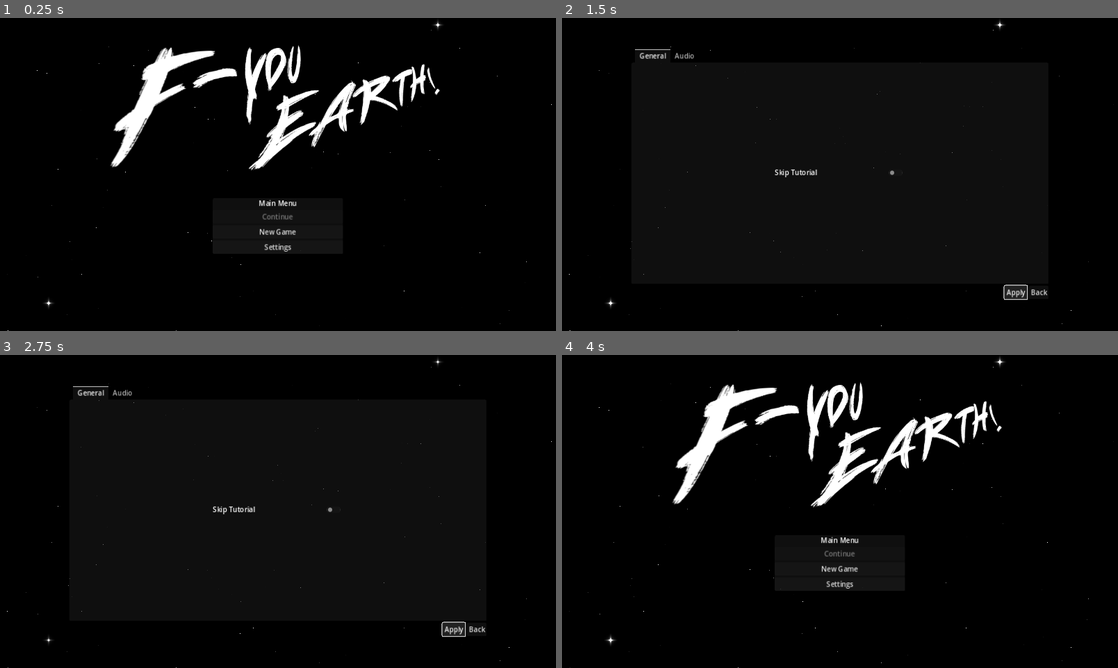
Above: before the commit, frames 1-4 (two rows, left to right).
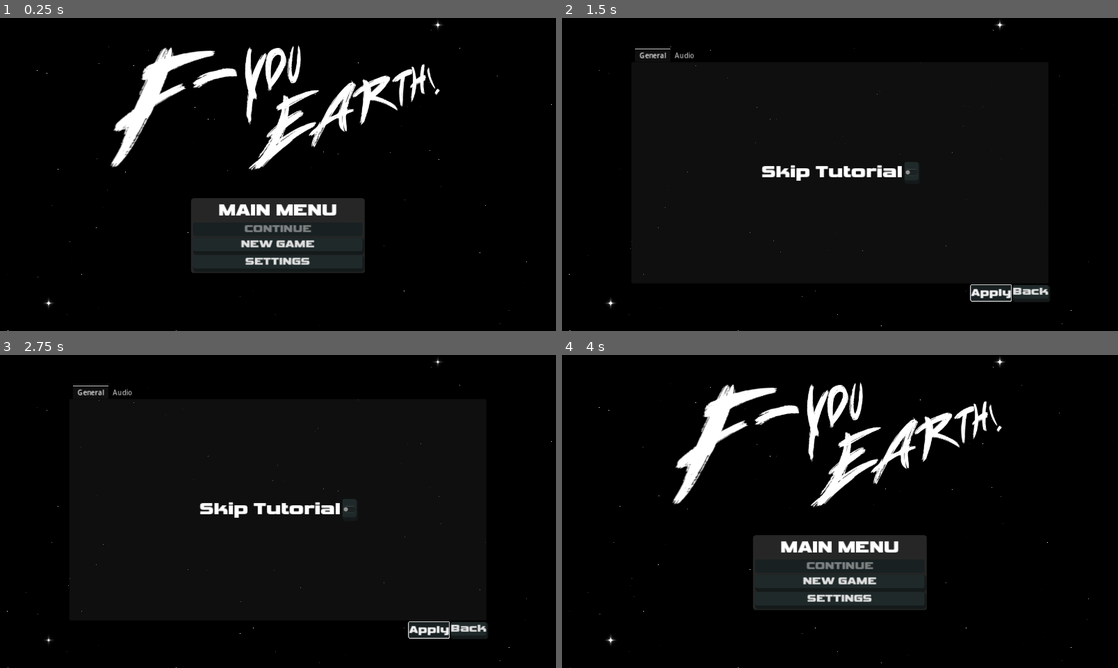
Above: after the commit, the same moments.

Repository: AnEvilPenguin/Pirate-Jam-16
Game: Godot game, scene res://Controllers/GameController/GameController.tscn
Two runs of this game, one before a commit and one after it. Both use one fixed random seed, a clock stepped at 60 frames per second and the inputs below. The engine's default icon, where the game draws it, is replaced by a stand-in: a white triangle on a blue panel in a dark square.
Inputs:
- Up to frame 1 (0.25 s): no input
- Up to frame 2 (1.5 s): click "Settings" (after the commit: "SETTINGS") at 0.5 s; click "Apply" at 1.25 s
- Up to frame 3 (2.75 s): click "Apply" at 2 s
- Up to frame 4 (4 s): click "Apply" at 2.75 s; click "Back" at 3.5 s

The runs differ from the first frame. In frame 1, 4.7% of the frame differs, in the area x 34-66%, y 57-82%; in frame 2, 1.5%; in frame 3, 1.5%; in frame 4, 4.7%.

Commit message:
feat: initial menu styling

Diff:
--- a/UI/main_menu.tscn
+++ b/UI/main_menu.tscn
@@ -1,7 +1,8 @@
-[gd_scene load_steps=3 format=3 uid="uid://borio62vucodw"]
+[gd_scene load_steps=4 format=3 uid="uid://borio62vucodw"]
 
 [ext_resource type="Script" path="res://UI/main_menu.gd" id="1_io5cw"]
 [ext_resource type="Texture2D" uid="uid://kb28timsfvik" path="res://Assets/F-You Earth2.png" id="2_ujovg"]
+[ext_resource type="Theme" uid="uid://00o322muxe1l" path="res://main_theme.tres" id="3_reurt"]
 
 [node name="MainMenu" type="CenterContainer"]
 anchors_preset = 15
@@ -25,35 +26,36 @@
 texture = ExtResource("2_ujovg")
 
 [node name="PanelContainer" type="PanelContainer" parent="VBoxContainer"]
-custom_minimum_size = Vector2(300, 0)
+custom_minimum_size = Vector2(400, 0)
 layout_mode = 2
 size_flags_horizontal = 4
 size_flags_vertical = 4
 
 [node name="VBoxContainer" type="VBoxContainer" parent="VBoxContainer/PanelContainer"]
 layout_mode = 2
+theme = ExtResource("3_reurt")
 
 [node name="Label" type="Label" parent="VBoxContainer/PanelContainer/VBoxContainer"]
 layout_mode = 2
-text = "Main Menu"
+text = "MAIN MENU"
 horizontal_alignment = 1
 
 [node name="ContinueButton" type="Button" parent="VBoxContainer/PanelContainer/VBoxContainer"]
 unique_name_in_owner = true
 layout_mode = 2
 disabled = true
-text = "Continue"
+text = "CONTINUE"
 
 [node name="NewGameButton" type="Button" parent="VBoxContainer/PanelContainer/VBoxContainer"]
 unique_name_in_owner = true
 layout_mode = 2
-text = "New Game
+text = "NEW GAME
 "
 
 [node name="SettingsButton" type="Button" parent="VBoxContainer/PanelContainer/VBoxContainer"]
 unique_name_in_owner = true
 layout_mode = 2
-text = "Settings"
+text = "SETTINGS"
 
 [connection signal="pressed" from="VBoxContainer/PanelContainer/VBoxContainer/ContinueButton" to="." method="_on_continue_pressed"]
 [connection signal="pressed" from="VBoxContainer/PanelContainer/VBoxContainer/NewGameButton" to="." method="_on_new_pressed"]
--- /dev/null
+++ b/default_button_style_box_flat.tres
@@ -0,0 +1,13 @@
+[gd_resource type="StyleBoxFlat" format=3 uid="uid://chbgtca3buu0"]
+
+[resource]
+bg_color = Color(0.120621, 0.162164, 0.165171, 1)
+border_width_bottom = 5
+border_color = Color(0.08, 0.0983333, 0.1, 1)
+corner_radius_top_left = 5
+corner_radius_top_right = 5
+corner_radius_bottom_right = 5
+corner_radius_bottom_left = 5
+shadow_color = Color(0.0784314, 0.0980392, 0.101961, 1)
+shadow_size = 3
+shadow_offset = Vector2(2, 2)
--- /dev/null
+++ b/disabled_button_style_box_flat.tres
@@ -0,0 +1,9 @@
+[gd_resource type="StyleBoxFlat" format=3 uid="uid://dybqi3hcx6yet"]
+
+[resource]
+bg_color = Color(0.0949, 0.12766, 0.13, 1)
+border_color = Color(0.08, 0.0983333, 0.1, 1)
+corner_radius_top_left = 5
+corner_radius_top_right = 5
+corner_radius_bottom_right = 5
+corner_radius_bottom_left = 5
--- /dev/null
+++ b/hover_button_style_box_flat.tres
@@ -0,0 +1,9 @@
+[gd_resource type="StyleBoxFlat" format=3 uid="uid://b10knlne0ro50"]
+
+[resource]
+bg_color = Color(0.0949, 0.12766, 0.13, 1)
+border_color = Color(0.08, 0.0983333, 0.1, 1)
+corner_radius_top_left = 5
+corner_radius_top_right = 5
+corner_radius_bottom_right = 5
+corner_radius_bottom_left = 5
--- /dev/null
+++ b/main_theme.tres
@@ -0,0 +1,17 @@
+[gd_resource type="Theme" load_steps=6 format=3 uid="uid://00o322muxe1l"]
+
+[ext_resource type="FontFile" uid="uid://42suvld3pk81" path="res://Assets/Fonts/Vipnagorgialla Bd.otf" id="1_4yihb"]
+[ext_resource type="StyleBox" uid="uid://dybqi3hcx6yet" path="res://disabled_button_style_box_flat.tres" id="2_rvn56"]
+[ext_resource type="StyleBox" uid="uid://chbgtca3buu0" path="res://default_button_style_box_flat.tres" id="3_12me7"]
+[ext_resource type="StyleBox" uid="uid://b10knlne0ro50" path="res://hover_button_style_box_flat.tres" id="3_wvwpa"]
+[ext_resource type="StyleBox" uid="uid://bty7ugjcta1o8" path="res://panel_container_style_box_flat.tres" id="4_6p3yi"]
+
+[resource]
+Button/font_sizes/font_size = 24
+Button/fonts/font = ExtResource("1_4yihb")
+Button/styles/disabled = ExtResource("2_rvn56")
+Button/styles/hover = ExtResource("3_wvwpa")
+Button/styles/normal = ExtResource("3_12me7")
+Label/font_sizes/font_size = 38
+Label/fonts/font = ExtResource("1_4yihb")
+PanelContainer/styles/panel = ExtResource("4_6p3yi")
--- /dev/null
+++ b/panel_container_style_box_flat.tres
@@ -0,0 +1,13 @@
+[gd_resource type="StyleBoxFlat" format=3 uid="uid://bty7ugjcta1o8"]
+
+[resource]
+bg_color = Color(0.147672, 0.147672, 0.147672, 1)
+border_width_left = 5
+border_width_top = 5
+border_width_right = 5
+border_width_bottom = 5
+border_color = Color(0.14902, 0.14902, 0.14902, 1)
+corner_radius_top_left = 5
+corner_radius_top_right = 5
+corner_radius_bottom_right = 5
+corner_radius_bottom_left = 5
--- a/project.godot
+++ b/project.godot
@@ -30,6 +30,10 @@
 
 project/assembly_name="f-you-earth"
 
+[gui]
+
+theme/custom="res://main_theme.tres"
+
 [physics]
 
 2d/default_gravity=0.0
Binary file removed: Assets/F-You Earth.png
Not shown, removed: Assets/F-You Earth.png.import
Binary file added: Assets/Fonts/Vipnagorgialla Bd.otf
Not shown, added: Assets/Fonts/Vipnagorgialla Bd.otf.import
Binary file added: Assets/Fonts/brafesuit.regular.ttf
Not shown, added: Assets/Fonts/brafesuit.regular.ttf.import
